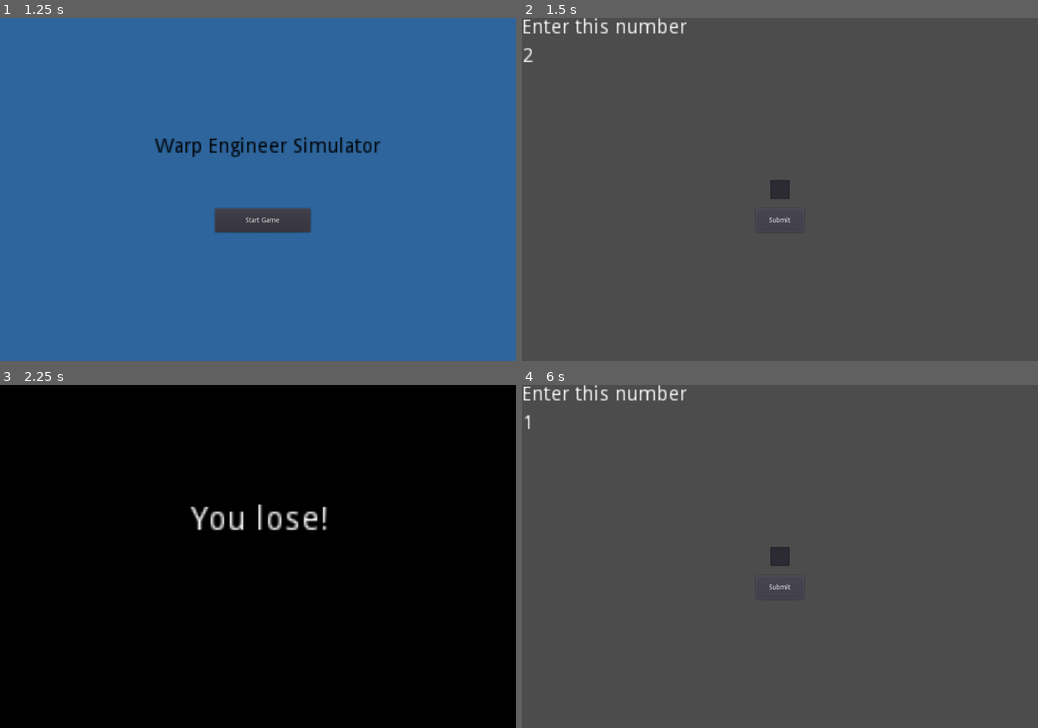
Above: before the commit, frames 1-4 (two rows, left to right).
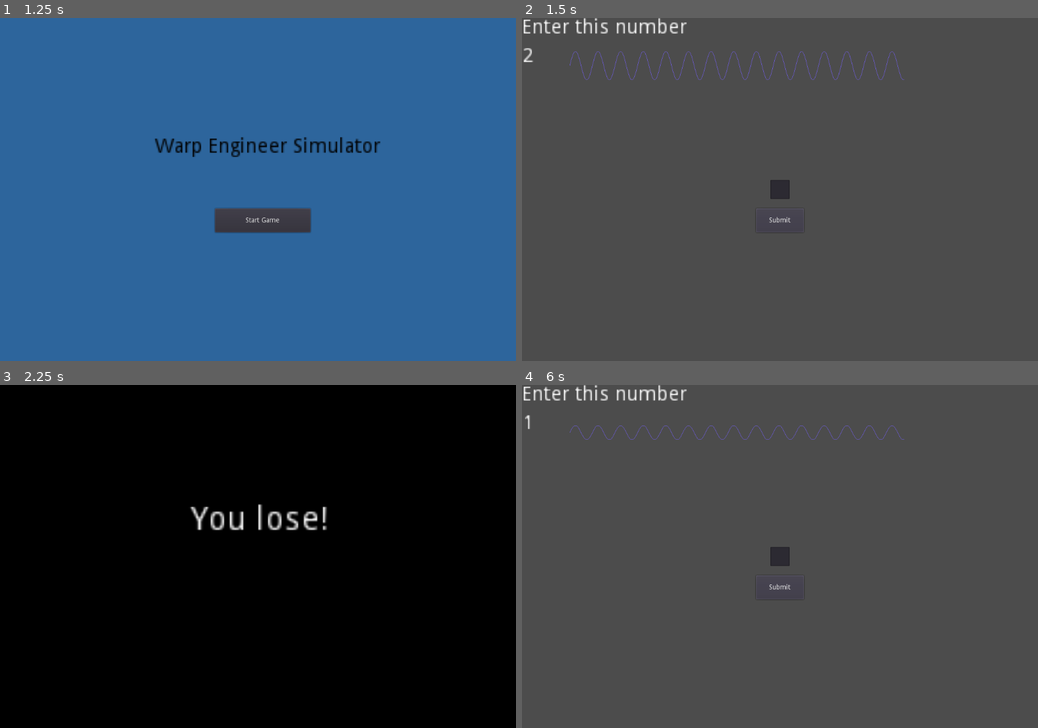
Above: after the commit, the same moments.

Repository: squiggle-at-squiggle/LDJam49
Game: Godot game, scene res://Scenes/Main.tscn
Two runs of this game, one before a commit and one after it. Both use one fixed random seed, a clock stepped at 60 frames per second and the inputs below.
Inputs (mouse positions are in pixels of both pictures, inside the frame that each line leads up to):
- Up to frame 1 (1.25 s): click (258, 189) at 0.52 s; type "Alex" at 0.6 s
- Up to frame 2 (1.5 s): click "Start Game" at 1.25 s
- Up to frame 3 (2.25 s): click "Submit" at 2 s
- Up to frame 4 (6 s): click "Submit" at 2.75 s; click "Submit" at 3.5 s; tap Enter at 4.25 s; tap Space at 5 s; click "Start Game" at 5.75 s

Frame 1 is identical in both runs. In frame 2, 0.4% of the frame differs, in the area x 9-75%, y 9-19%; in frame 3, nothing differs; in frame 4, 0.2%.

Commit message:
squiggle line

Diff:
--- /dev/null
+++ b/Code/EngineGraph.gd
@@ -0,0 +1,18 @@
+extends Node2D
+
+onready var a = 1
+onready var b = 15
+onready var c = 25
+onready var d = 0
+onready var e = 1
+
+func _ready():
+	update()
+
+func _draw():
+	for i in range(700):
+		draw_line(Vector2(a*i, b*sin(c*i) + d*cos(e*i)), Vector2(a*(i+1), b*sin(c*(i+1)) + d*cos(e*(i+1))), ColorN("slateblue"), 1)
+
+func draw_from_puzzle( value1 ):
+	b = 15 *  value1
+	update()
--- a/Scenes/Puzzle.gd
+++ b/Code/Puzzle.gd
@@ -1,4 +1,6 @@
 extends Node
+
+
 
 # Declare member variables here. Examples:
 var solution
@@ -6,6 +8,7 @@
 func _ready():
 	randomize()
 	solution = randi() % 4 # random int between 0 and 3
+	$EngineGraph.draw_from_puzzle(solution)
 	$Solution.text = str(solution)
 
 # Called every frame. 'delta' is the elapsed time since the previous frame.
--- /dev/null
+++ b/Scenes/EngineGraph.tscn
@@ -0,0 +1,7 @@
+[gd_scene load_steps=2 format=2]
+
+[ext_resource path="res://Code/EngineGraph.gd" type="Script" id=1]
+
+[node name="EngineGraph" type="Node2D"]
+position = Vector2( 100, 100 )
+script = ExtResource( 1 )
--- a/Scenes/Puzzle.tscn
+++ b/Scenes/Puzzle.tscn
@@ -1,6 +1,7 @@
-[gd_scene load_steps=2 format=2]
+[gd_scene load_steps=3 format=2]
 
-[ext_resource path="res://Scenes/Puzzle.gd" type="Script" id=1]
+[ext_resource path="res://Code/Puzzle.gd" type="Script" id=1]
+[ext_resource path="res://Scenes/EngineGraph.tscn" type="PackedScene" id=2]
 
 [node name="Puzzle" type="Node" groups=[
 "puzzle",
@@ -24,3 +25,5 @@
 __meta__ = {
 "_edit_use_anchors_": false
 }
+
+[node name="EngineGraph" parent="." instance=ExtResource( 2 )]
